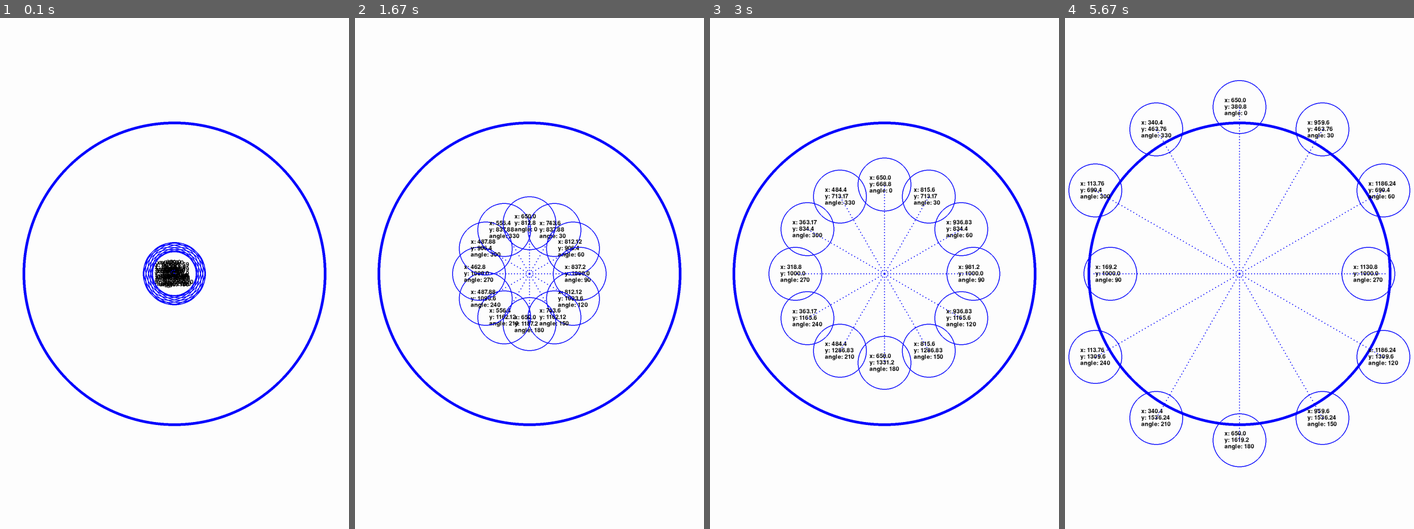
Above: before the commit, frames 1-4 (left to right).
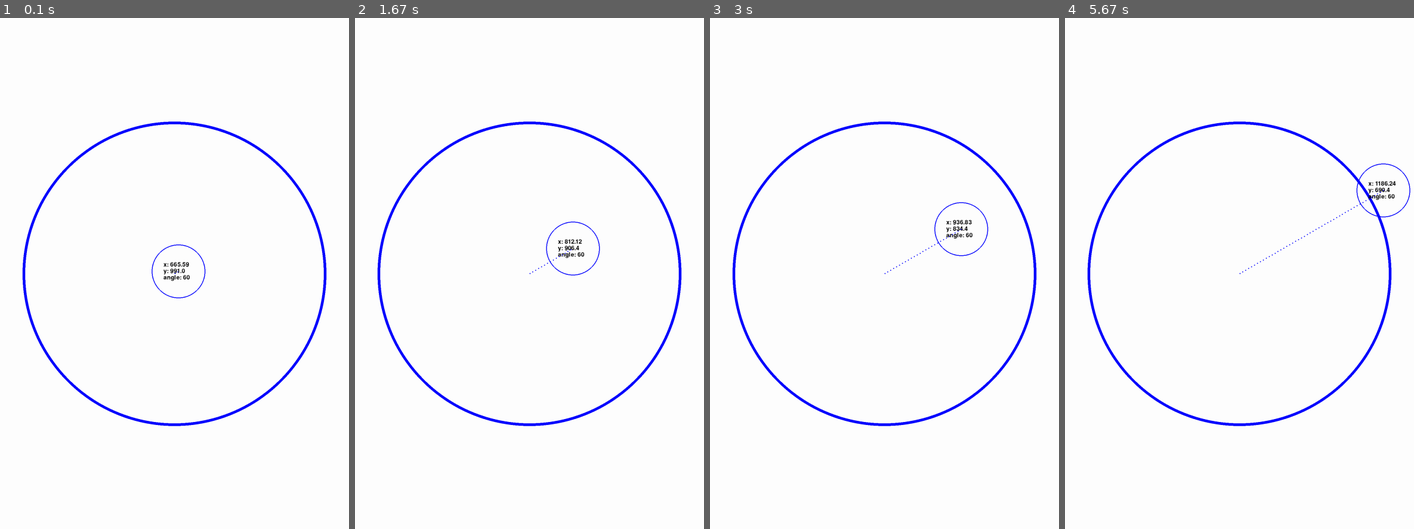
Above: after the commit, the same moments.

Repository: Archanciel/Learning_Pygame
Game: pygame game, started from bouncing_ball_imperfect_collide/move_particle_basic.py
The game is run twice, just before and just after one commit, with the same random seed, the same clock (stepped at 60 frames per second) and the same inputs.
Inputs:
- Up to frame 1 (0.1 s): no input
- Up to frame 2 (1.67 s): no input
- Up to frame 3 (3 s): no input
- Up to frame 4 (5.67 s): no input

The runs differ from the first frame. In frame 1, 1.3% of the frame differs, in the area x 40-60%, y 43-57%; in frame 2, 2.6%; in frame 3, 2.9%; in frame 4, 3.2%, in the area x 0-99%, y 12-88%.

Commit message:
added constant

Diff:
--- a/bouncing_ball_imperfect_collide/move_particle_basic.py
+++ b/bouncing_ball_imperfect_collide/move_particle_basic.py
@@ -19,6 +19,9 @@
 CYAN = (2, 255, 255)
 MAGENTA = (255, 0, 255)
 ORANGE = (255, 165, 0)
+
+PARTICLE_FOR_ANGLE_START_NUMBER = 2
+PARTICLE_FOR_ANGLE_END_NUMBER = 3
 
 background_colour = WHITE
 pygame.init()
@@ -49,11 +52,11 @@
 angleTwelth = 360 / 12
 
 if os.name == 'posix':
-	for i in range(1, 13):
+	for i in range(PARTICLE_FOR_ANGLE_START_NUMBER, PARTICLE_FOR_ANGLE_END_NUMBER):
 		angleDeg = i * angleTwelth
 		my_particles.append(ParticleDisplayPosAndTraject(screen=screen, x=circleX, y=circleY, radius=100, colour=BLUE, thickness=3, angleDeg=angleDeg, speed=1.8))
 else:
-	for i in range(1, 13):
+	for i in range(PARTICLE_FOR_ANGLE_START_NUMBER, PARTICLE_FOR_ANGLE_END_NUMBER):
 		angleDeg = i * angleTwelth
 		my_particles.append(ParticleDisplayPosAndTraject(screen=screen, x=circleX, y=circleY, radius=70, colour=BLUE, thickness=1, angleDeg=angleDeg, speed=0.18))
 
